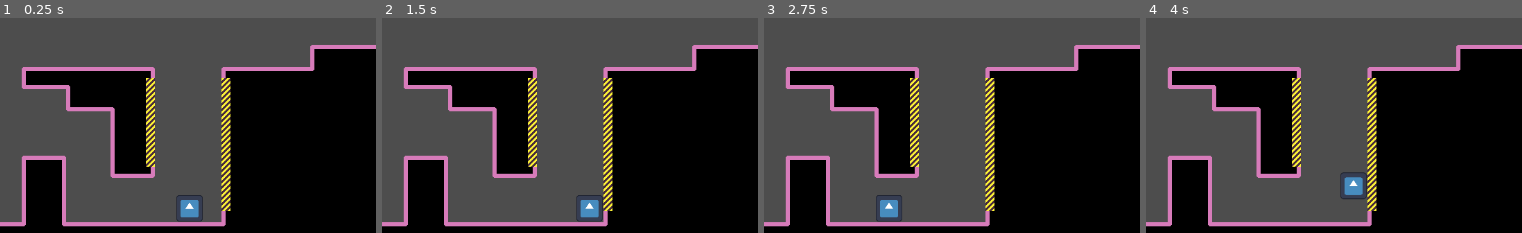
Above: before the commit, frames 1-4 (left to right).
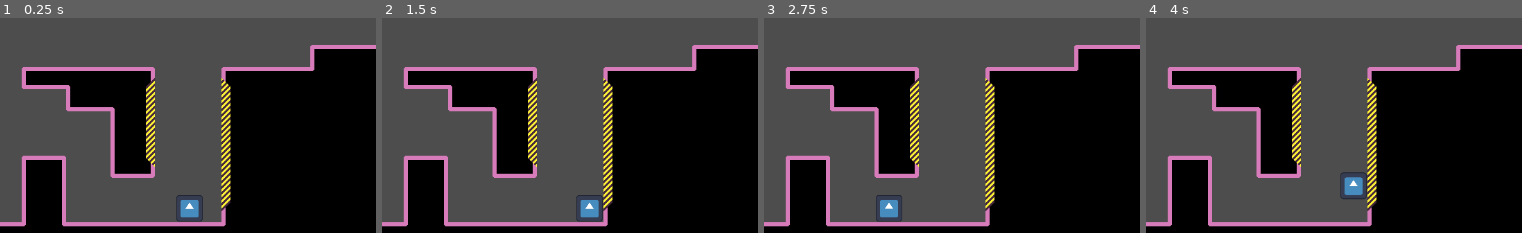
Above: after the commit, the same moments.

Repository: ninjabou/atljam-2024
Game: Godot game, scene res://root.tscn
Same seed, same stepped clock (60 frames per second), same inputs: the game is played once before the commit and once after it. The engine's default icon, where the game draws it, is replaced by a stand-in: a white triangle on a blue panel in a dark square.
Inputs:
- Up to frame 1 (0.25 s): no input
- Up to frame 2 (1.5 s): tap Enter at 0.5 s; hold Right (action_right) from 0.53 s (still down); tap Z (action_jump) at 0.77 s
- Up to frame 3 (2.75 s): tap Z (action_jump) at 1.52 s; release Right (action_right) at 2.03 s; hold Left (action_left) from 2.03 s (still down)
- Up to frame 4 (4 s): release Left (action_left) at 2.78 s; hold Right (action_right) from 2.78 s (still down); tap Z (action_jump) at 3.02, 3.77 s
The pictures show only the part of the screen within x 40-90%, y 50-100%; the shares and areas given below are measured in that part.

The runs differ from the first frame. In frame 1, 0.2% of the frame differs, in the area x 38-62%, y 27-90%; in frame 2, 0.2%; in frame 3, 0.2%; in frame 4, 0.2%.

Commit message:
refined kickable surfaces

Diff:
--- a/scenes/levels/tile/new_tile_set.tres
+++ b/scenes/levels/tile/new_tile_set.tres
@@ -57,12 +57,14 @@
 0:0/0 = 0
 0:0/0/terrain_set = 0
 0:0/0/physics_layer_0/polygon_0/points = PackedVector2Array(-16, -16, 16, -16, 16, 16, -16, 16)
+0:0/0/physics_layer_1/polygon_0/points = PackedVector2Array(16, -10, 16, -16, -16, -16, -16, -10.25)
 0:0/0/terrains_peering_bit/right_side = 0
 0:0/0/terrains_peering_bit/bottom_right_corner = 0
 0:0/0/terrains_peering_bit/bottom_side = 0
 1:0/0 = 0
 1:0/0/terrain_set = 0
 1:0/0/physics_layer_0/polygon_0/points = PackedVector2Array(-16, -16, 16, -16, 16, 16, -16, 16)
+1:0/0/physics_layer_1/polygon_0/points = PackedVector2Array(16, -10, 16, -16, -16, -16, -16, -10.25)
 1:0/0/terrains_peering_bit/right_side = 0
 1:0/0/terrains_peering_bit/bottom_right_corner = 0
 1:0/0/terrains_peering_bit/bottom_side = 0
@@ -71,25 +73,30 @@
 2:0/0 = 0
 2:0/0/terrain_set = 0
 2:0/0/physics_layer_0/polygon_0/points = PackedVector2Array(-16, -16, 16, -16, 16, 16, -16, 16)
+2:0/0/physics_layer_1/polygon_0/points = PackedVector2Array(16, -10, 16, -16, -16, -16, -16, -10.25)
 2:0/0/terrains_peering_bit/bottom_side = 0
 2:0/0/terrains_peering_bit/bottom_left_corner = 0
 2:0/0/terrains_peering_bit/left_side = 0
 3:0/0 = 0
 3:0/0/terrain_set = 0
 3:0/0/physics_layer_0/polygon_0/points = PackedVector2Array(-16, -16, 16, -16, 16, 16, -16, 16)
+3:0/0/physics_layer_1/polygon_0/points = PackedVector2Array(16, -10, 16, -16, -16, -16, -16, -10.25)
 3:0/0/terrains_peering_bit/right_side = 0
 4:0/0 = 0
 4:0/0/terrain_set = 0
 4:0/0/physics_layer_0/polygon_0/points = PackedVector2Array(-16, -16, 16, -16, 16, 16, -16, 16)
+4:0/0/physics_layer_1/polygon_0/points = PackedVector2Array(16, -10, 16, -16, -16, -16, -16, -10.25)
 4:0/0/terrains_peering_bit/right_side = 0
 4:0/0/terrains_peering_bit/left_side = 0
 5:0/0 = 0
 5:0/0/terrain_set = 0
 5:0/0/physics_layer_0/polygon_0/points = PackedVector2Array(-16, -16, 16, -16, 16, 16, -16, 16)
+5:0/0/physics_layer_1/polygon_0/points = PackedVector2Array(16, -10, 16, -16, -16, -16, -16, -10.25)
 5:0/0/terrains_peering_bit/left_side = 0
 3:1/0 = 0
 3:1/0/terrain_set = 0
 3:1/0/physics_layer_0/polygon_0/points = PackedVector2Array(-16, -16, 16, -16, 16, 16, -16, 16)
+3:1/0/physics_layer_1/polygon_0/points = PackedVector2Array(16, -10, 16, -16, -16, -16, -16, -10.25)
 3:1/0/terrains_peering_bit/bottom_side = 0
 3:2/0 = 0
 3:2/0/terrain_set = 0
@@ -143,6 +150,7 @@
 4:1/0 = 0
 4:1/0/terrain_set = 0
 4:1/0/physics_layer_0/polygon_0/points = PackedVector2Array(-16, -16, 16, -16, 16, 16, -16, 16)
+4:1/0/physics_layer_1/polygon_0/points = PackedVector2Array(16, -10, 16, -16, -16, -16, -16, -10.25)
 3:4/0 = 0
 3:4/0/terrain_set = 0
 3:4/0/physics_layer_0/polygon_0/points = PackedVector2Array(-16, -16, 16, -16, 16, 16, -16, 16)
@@ -232,6 +240,7 @@
 5:5/0 = 0
 5:5/0/terrain_set = 0
 5:5/0/physics_layer_0/polygon_0/points = PackedVector2Array(-16, -16, 16, -16, 16, 16, -16, 16)
+5:5/0/physics_layer_1/polygon_0/points = PackedVector2Array(16, -10, 16, -16, -16, -16, -16, -10.25)
 5:5/0/terrains_peering_bit/right_side = 0
 5:5/0/terrains_peering_bit/bottom_side = 0
 5:5/0/terrains_peering_bit/left_side = 0
@@ -263,11 +272,13 @@
 7:0/0 = 0
 7:0/0/terrain_set = 0
 7:0/0/physics_layer_0/polygon_0/points = PackedVector2Array(-16, -16, 16, -16, 16, 16, -16, 16)
+7:0/0/physics_layer_1/polygon_0/points = PackedVector2Array(16, -10, 16, -16, -16, -16, -16, -10.25)
 7:0/0/terrains_peering_bit/bottom_side = 0
 7:0/0/terrains_peering_bit/left_side = 0
 6:0/0 = 0
 6:0/0/terrain_set = 0
 6:0/0/physics_layer_0/polygon_0/points = PackedVector2Array(-16, -16, 16, -16, 16, 16, -16, 16)
+6:0/0/physics_layer_1/polygon_0/points = PackedVector2Array(16, -10, 16, -16, -16, -16, -16, -10.25)
 6:0/0/terrains_peering_bit/right_side = 0
 6:0/0/terrains_peering_bit/bottom_side = 0
 6:1/0 = 0
@@ -290,6 +301,7 @@
 2:5/0 = 0
 2:5/0/terrain_set = 0
 2:5/0/physics_layer_0/polygon_0/points = PackedVector2Array(-16, -16, 16, -16, 16, 16, -16, 16)
+2:5/0/physics_layer_1/polygon_0/points = PackedVector2Array(16, -10, 16, -16, -16, -16, -16, -10.25)
 2:5/0/terrains_peering_bit/right_side = 0
 2:5/0/terrains_peering_bit/bottom_side = 0
 2:5/0/terrains_peering_bit/bottom_left_corner = 0
@@ -297,6 +309,7 @@
 1:5/0 = 0
 1:5/0/terrain_set = 0
 1:5/0/physics_layer_0/polygon_0/points = PackedVector2Array(-16, -16, 16, -16, 16, 16, -16, 16)
+1:5/0/physics_layer_1/polygon_0/points = PackedVector2Array(16, -10, 16, -16, -16, -16, -16, -10.25)
 1:5/0/terrains_peering_bit/right_side = 0
 1:5/0/terrains_peering_bit/bottom_right_corner = 0
 1:5/0/terrains_peering_bit/bottom_side = 0
@@ -346,7 +359,7 @@
 0:3/0/terrains_peering_bit/top_right_corner = 0
 1:3/0 = 0
 1:3/0/terrain_set = 1
-1:3/0/physics_layer_1/polygon_0/points = PackedVector2Array(-16, -16, 16, -16, 16, 16, -16, 16)
+1:3/0/physics_layer_1/polygon_0/points = PackedVector2Array(-16, 0.25, 16, 0.25, 16, 16, -16, 16)
 1:3/0/terrains_peering_bit/right_side = 0
 1:3/0/terrains_peering_bit/bottom_right_corner = 0
 1:3/0/terrains_peering_bit/bottom_side = 0
@@ -355,7 +368,7 @@
 1:3/0/terrains_peering_bit/top_right_corner = 0
 2:3/0 = 0
 2:3/0/terrain_set = 1
-2:3/0/physics_layer_1/polygon_0/points = PackedVector2Array(-16, -16, 16, -16, 16, 16, -16, 16)
+2:3/0/physics_layer_1/polygon_0/points = PackedVector2Array(-16, -16, 16, -16, 16, 0, -16, 0.25)
 2:3/0/terrains_peering_bit/right_side = 0
 2:3/0/terrains_peering_bit/bottom_right_corner = 0
 2:3/0/terrains_peering_bit/bottom_side = 0
@@ -364,7 +377,7 @@
 2:3/0/terrains_peering_bit/top_right_corner = 0
 2:4/0 = 0
 2:4/0/terrain_set = 1
-2:4/0/physics_layer_1/polygon_0/points = PackedVector2Array(-16, -16, 16, -16, 16, 16, -16, 16)
+2:4/0/physics_layer_1/polygon_0/points = PackedVector2Array(-16, -16, 16, -16, 16, 0, -16, 0.25)
 2:4/0/terrains_peering_bit/bottom_right_corner = 0
 2:4/0/terrains_peering_bit/bottom_side = 0
 2:4/0/terrains_peering_bit/bottom_left_corner = 0
@@ -373,7 +386,7 @@
 2:4/0/terrains_peering_bit/top_side = 0
 1:4/0 = 0
 1:4/0/terrain_set = 1
-1:4/0/physics_layer_1/polygon_0/points = PackedVector2Array(-16, -16, 16, -16, 16, 16, -16, 16)
+1:4/0/physics_layer_1/polygon_0/points = PackedVector2Array(-16, 0.25, 16, 0.25, 16, 16, -16, 16)
 1:4/0/terrains_peering_bit/bottom_side = 0
 1:4/0/terrains_peering_bit/bottom_left_corner = 0
 1:4/0/terrains_peering_bit/left_side = 0
@@ -395,38 +408,38 @@
 0:7/0/terrains_peering_bit/top_side = 0
 1:7/0 = 0
 1:7/0/terrain_set = 1
-1:7/0/physics_layer_1/polygon_0/points = PackedVector2Array(-16, -16, 16, -16, 16, 16, -16, 16)
+1:7/0/physics_layer_1/polygon_0/points = PackedVector2Array(2.47487, -0.176777, 2.25, -16, 16, -16, 16, 16, -16, 16, -16, -0.176777)
 1:7/0/terrains_peering_bit/bottom_side = 0
 1:7/0/terrains_peering_bit/top_left_corner = 0
 1:7/0/terrains_peering_bit/top_side = 0
 2:7/0 = 0
 2:7/0/terrain_set = 1
-2:7/0/physics_layer_1/polygon_0/points = PackedVector2Array(-16, -16, 16, -16, 16, 16, -16, 16)
+2:7/0/physics_layer_1/polygon_0/points = PackedVector2Array(2.47487, 0.176777, 2.25, 16, 16, 16, 16, -16, -16, -16, -16, 0.176777)
 2:7/0/terrains_peering_bit/bottom_side = 0
 2:7/0/terrains_peering_bit/bottom_left_corner = 0
 2:7/0/terrains_peering_bit/top_side = 0
 3:7/0 = 0
 3:7/0/terrain_set = 1
-3:7/0/physics_layer_1/polygon_0/points = PackedVector2Array(-16, -16, 16, -16, 16, 16, -16, 16)
+3:7/0/physics_layer_1/polygon_0/points = PackedVector2Array(-2.47487, -0.176777, -2.25, -16, -16, -16, -16, 16, 16, 16, 16, -0.176777)
 3:7/0/terrains_peering_bit/bottom_side = 0
 3:7/0/terrains_peering_bit/top_side = 0
 3:7/0/terrains_peering_bit/top_right_corner = 0
 4:7/0 = 0
 4:7/0/terrain_set = 1
-4:7/0/physics_layer_1/polygon_0/points = PackedVector2Array(-16, -16, 16, -16, 16, 16, -16, 16)
+4:7/0/physics_layer_1/polygon_0/points = PackedVector2Array(-2.47487, 0.176777, -2.25, 16, -16, 16, -16, -16, 16, -16, 16, 0.176777)
 4:7/0/terrains_peering_bit/bottom_right_corner = 0
 4:7/0/terrains_peering_bit/bottom_side = 0
 4:7/0/terrains_peering_bit/top_side = 0
 5:7/0 = 0
 5:7/0/terrain_set = 1
-5:7/0/physics_layer_1/polygon_0/points = PackedVector2Array(-16, -16, 16, -16, 16, 16, -16, 16)
+5:7/0/physics_layer_1/polygon_0/points = PackedVector2Array(0, -0.5, -0.25, -16, 16, -16, 16, 0.25, 0, 0.25, 0, 16, -16, 16, -16, -0.25)
 5:7/0/terrains_peering_bit/bottom_right_corner = 0
 5:7/0/terrains_peering_bit/bottom_side = 0
 5:7/0/terrains_peering_bit/top_left_corner = 0
 5:7/0/terrains_peering_bit/top_side = 0
 6:7/0 = 0
 6:7/0/terrain_set = 1
-6:7/0/physics_layer_1/polygon_0/points = PackedVector2Array(-16, -16, 16, -16, 16, 16, -16, 16)
+6:7/0/physics_layer_1/polygon_0/points = PackedVector2Array(0, -0.5, 0.25, -16, -16, -16, -16, 0.25, 0, 0.25, 0, 16, 16, 16, 16, -0.25)
 6:7/0/terrains_peering_bit/bottom_side = 0
 6:7/0/terrains_peering_bit/bottom_left_corner = 0
 6:7/0/terrains_peering_bit/top_side = 0
@@ -445,7 +458,9 @@
 [resource]
 tile_size = Vector2i(32, 32)
 physics_layer_0/collision_layer = 1
-physics_layer_1/collision_layer = 1
+physics_layer_0/collision_mask = 0
+physics_layer_1/collision_layer = 4
+physics_layer_1/collision_mask = 0
 terrain_set_0/mode = 0
 terrain_set_0/terrain_0/name = "test"
 terrain_set_0/terrain_0/color = Color(0.501961, 0.843137, 0.25098, 1)
Binary file changed: scenes/levels/tile/testtileset.aseprite
Binary file changed: scenes/levels/tile/testtileset.png
